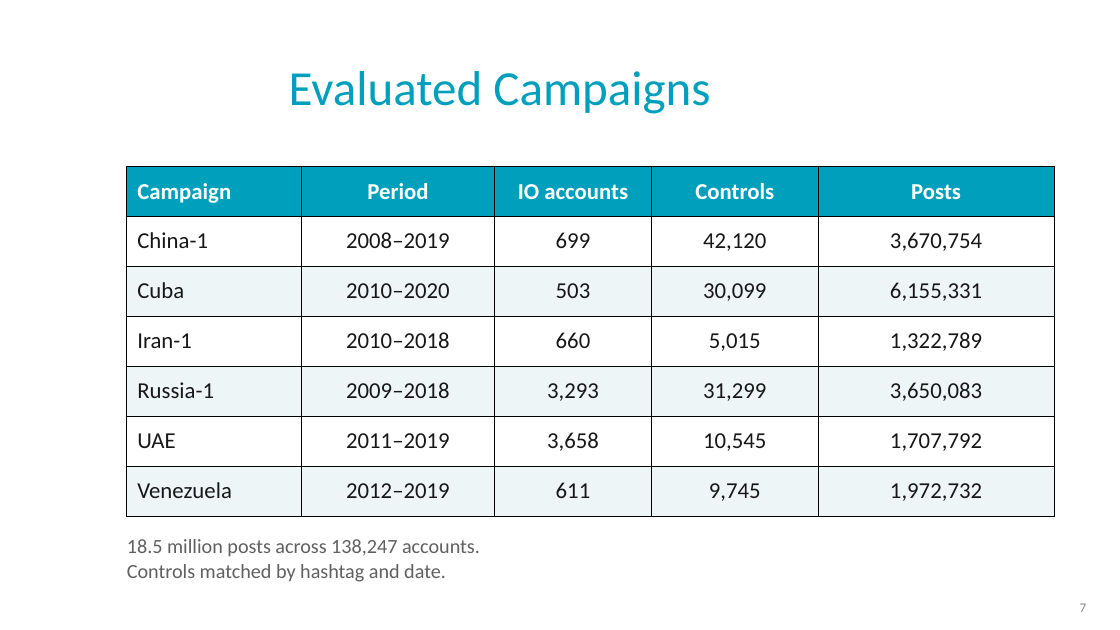
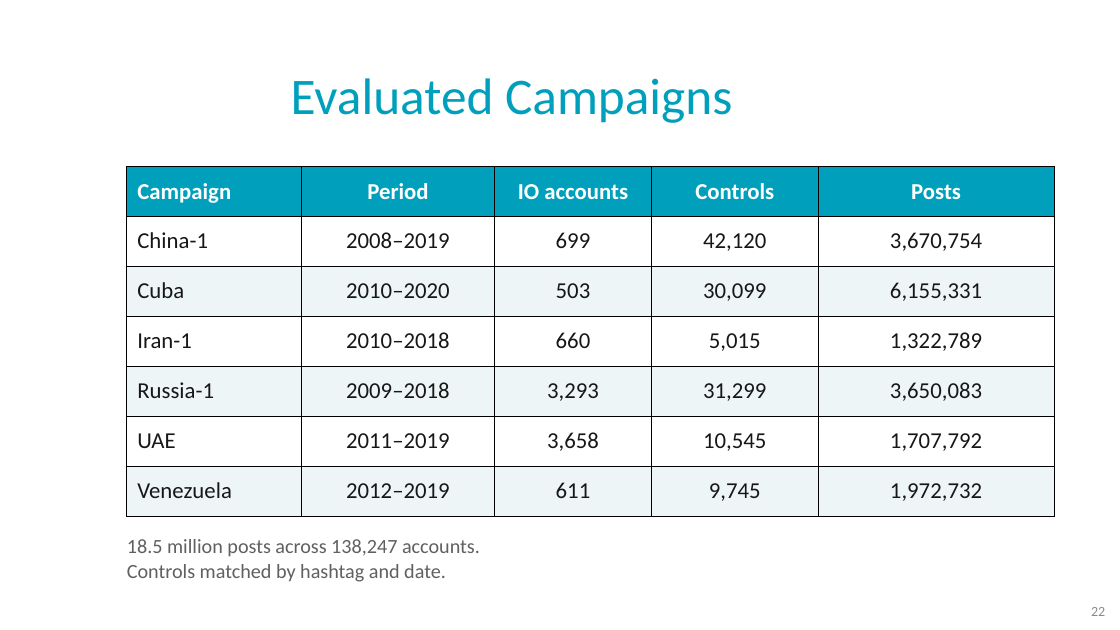
Before and after one commit to NoaTal1996/Backbone-Graph, a slide deck: slide 22 of docs/meeting/2026_09_23.pptx. Drawn at 1120x630 pixels with LibreOffice and Linux fonts; fonts in the diff are those of the drawing; background and template pictures are left out. Boxes give left, top, right and bottom in pixels: in the first picture for what was removed or moved away, otherwise in the second. Text is boxed around its words. In the diff, an @@ line names an element or a change of style, - is before the commit and + after.

```diff
--- a/docs/meeting/2026_09_23.pptx
+++ b/docs/meeting/2026_09_23.pptx
@@ title "Evaluated Campaigns" moved from (x1=289, y1=71, x2=710, y2=114) to (x1=291, y1=78, x2=732, y2=123) @@
@@ title "Evaluated Campaigns" at (x1=291, y1=78, x2=732, y2=123): size 42 to 44 pt; line spacing 1 to 0.9; vertical alignment top to middle @@
@@ text removed at (x1=1080, y1=603, x2=1087, y2=612) @@
-7
@@ page number added at (x1=1091, y1=607, x2=1105, y2=616), 12 pt, text #8C8C8C @@
+22
```
Also in this commit, not shown: 5 other slides changed.
